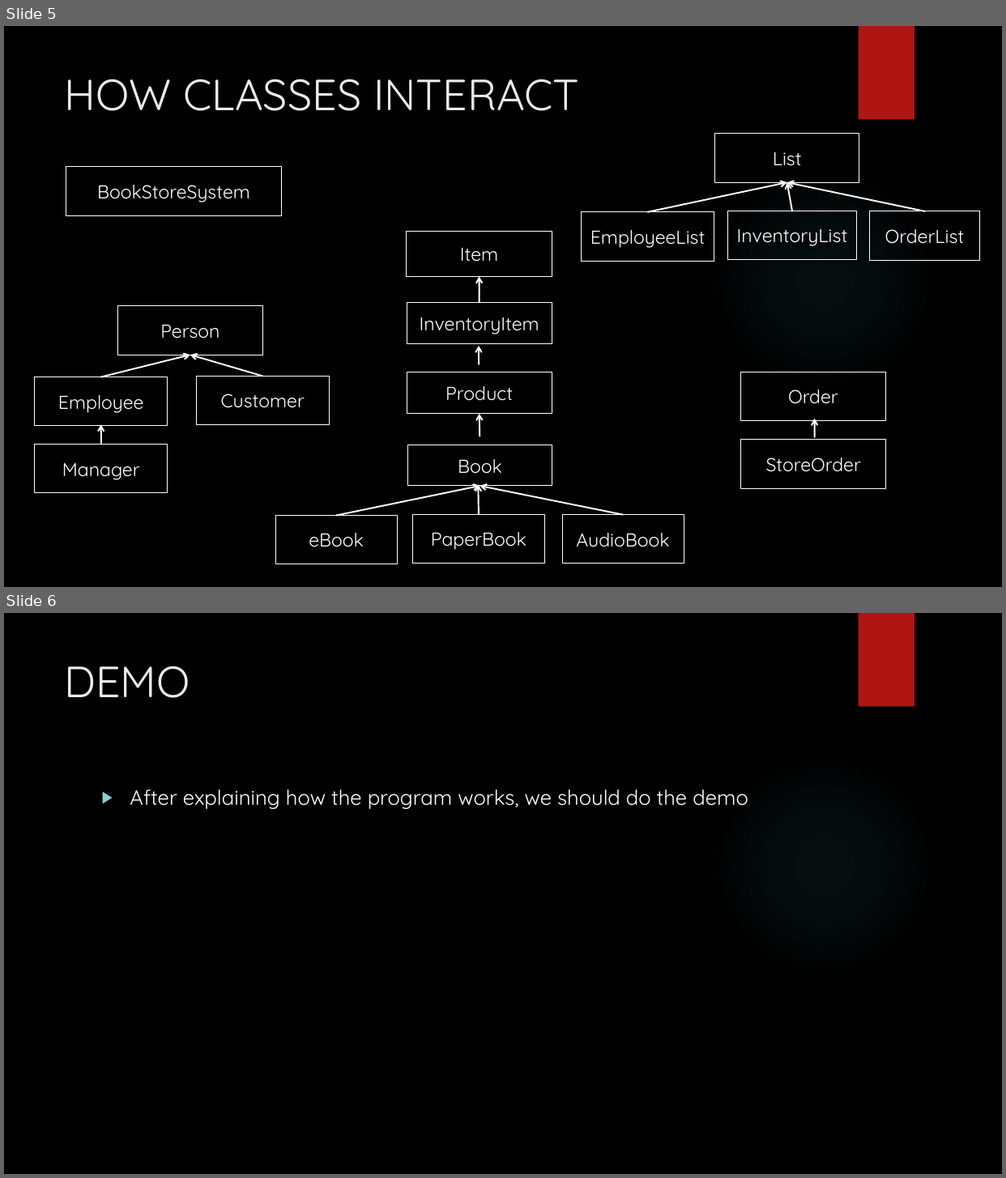
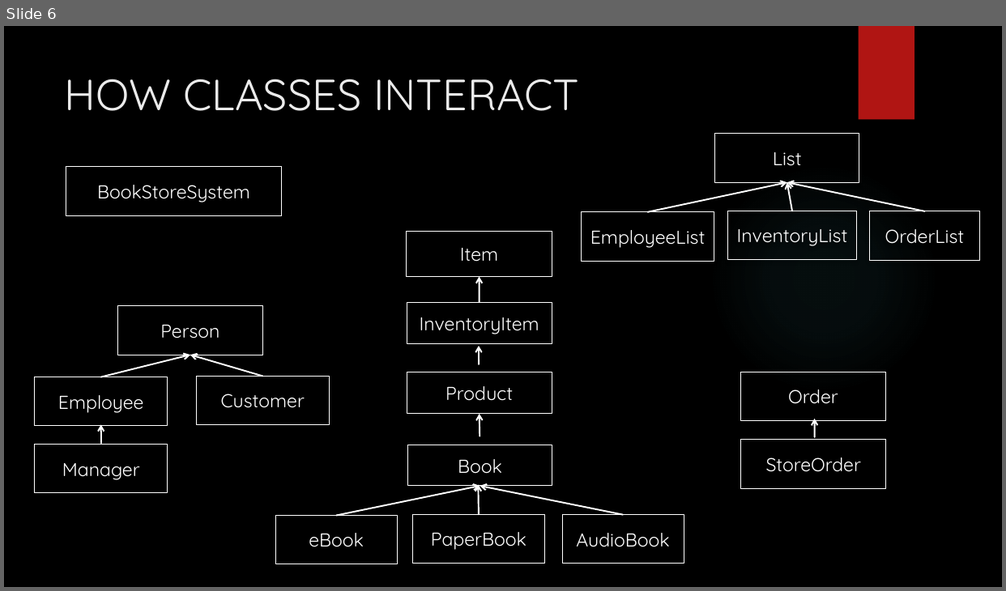
Before and after one commit to Timothy-W/BookStoreApp, a slide deck: BookStoreApp Presentation.pptx. Shown one above the other, each under a label of ours: slides 5 and 6 before the commit, slide 6 after it. The pictures are 1006x1178 and 1006x591 pixels, drawn with LibreOffice and Linux fonts; fonts in the diff are those of the drawing; background and template pictures are left out. Boxes give left, top, right and bottom in pixels: in the first picture for what was removed or moved away, otherwise in the second. Text is boxed around its words. In the diff, an @@ line names an element or a change of style, - is before the commit and + after.

```diff
--- a/BookStoreApp Presentation.pptx
+++ b/BookStoreApp Presentation.pptx
@@ slide 6 removed at <box>4,613,1002,1174</box>, background picture (left out); not listed: 2 template elements that a slide beside it also shows @@
@@ title removed at <box>65,666,190,698</box> @@
-DEMO
@@ text removed at <box>130,790,748,809</box> @@
-▶ After explaining how the program works, we should do the demo
@@ what was slide 5 is now slide 6 @@
```
Also in this commit, not shown: 5 slides changed, 2 slides added, 1 other slide removed.
